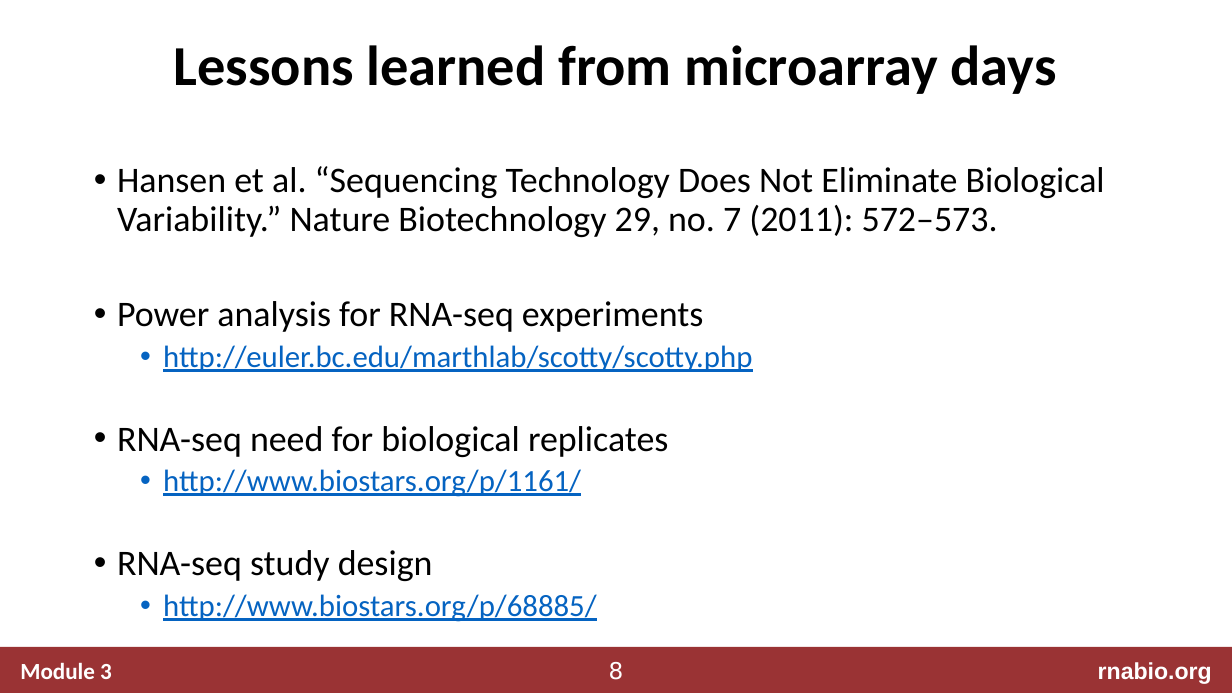
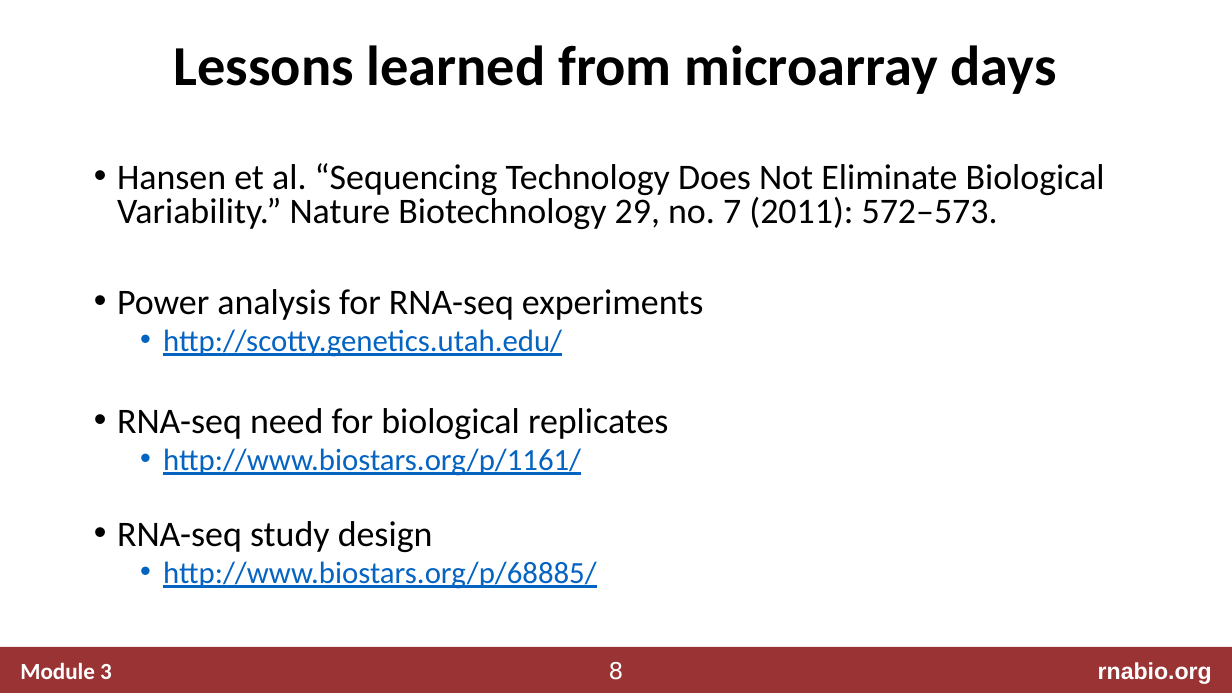
Before and after one commit to griffithlab/rnabio.org, a slide deck: slide 8 of assets/lectures/cshl/2020/mini/RNASeq_MiniLecture_03_03_DifferentialExpression.pptx. Drawn at 1232x693 pixels with LibreOffice and Linux fonts; fonts in the diff are those of the drawing. Boxes give left, top, right and bottom in pixels: in the first picture for what was removed or moved away, otherwise in the second. Text is boxed around its words. In the diff, an @@ line names an element or a change of style, - is before the commit and + after.

```diff
--- a/assets/lectures/cshl/2020/mini/RNASeq_MiniLecture_03_03_DifferentialExpression.pptx
+++ b/assets/lectures/cshl/2020/mini/RNASeq_MiniLecture_03_03_DifferentialExpression.pptx
@@ text at box(117, 163, 1105, 589): line spacing 0.9 to 0.8 @@
@@ text at box(163, 329, 562, 357): text changed @@
-  • http://euler.bc.edu/marthlab/scotty/scotty.php
+  • http://scotty.genetics.utah.edu/
```
Also in this commit, not shown: 2 other slides changed, 7 other files.
